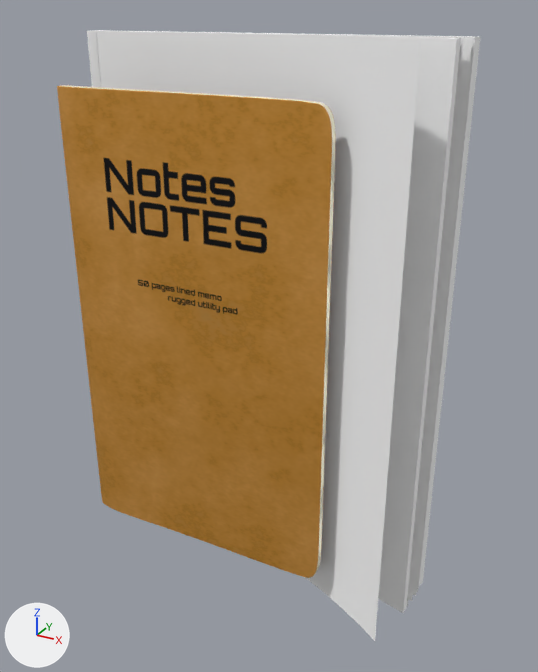
Before and after pictures for a commit that changed the glTF model scroll2/models/A5A6.gltf.
Rendered twice from a camera (50 mm lens) standing at (12.3, -17.5, 9.6) and looking at (1.9, 1.4, 0.1). Every picture has the same lights, and +X, +Y and +Z are marked at lower left.

Objects in the first picture: 'A5', 'A6'.
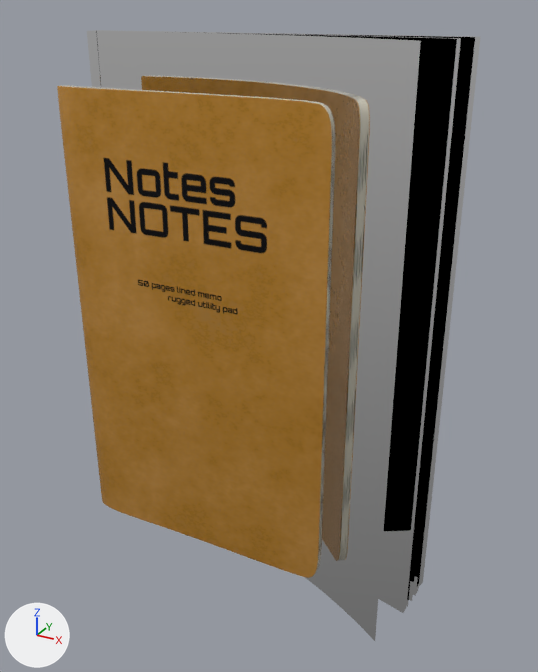
Changed parts and their boxes [x1, y1, x2, y2] in the pictures (538 x 672 px):
'A5', recoloured
    both: [87, 30, 480, 641]

The change, as a list of edits to the scene's bpy script:
```text
Add mat_material_001:
    mat_material_001 = principled_material('Material.001')
    mat_material_001.base_color = (1.0, 1.0, 1.0)  # white #ffffff
    mat_material_001.metallic = 1.0
    mat_material_001.roughness = 0.0
Change me_a5:
    where me_a5.from_pydata(...)  # 1182 vertices, 1758 faces; spans x -5.1..7.2, y -0.6..2.7, z -8.5..9.0
    remove me_a5.materials.append(mat_paper_001)  # white #ffffff
    add me_a5.materials.append(mat_material_001)  # white #ffffff
```
